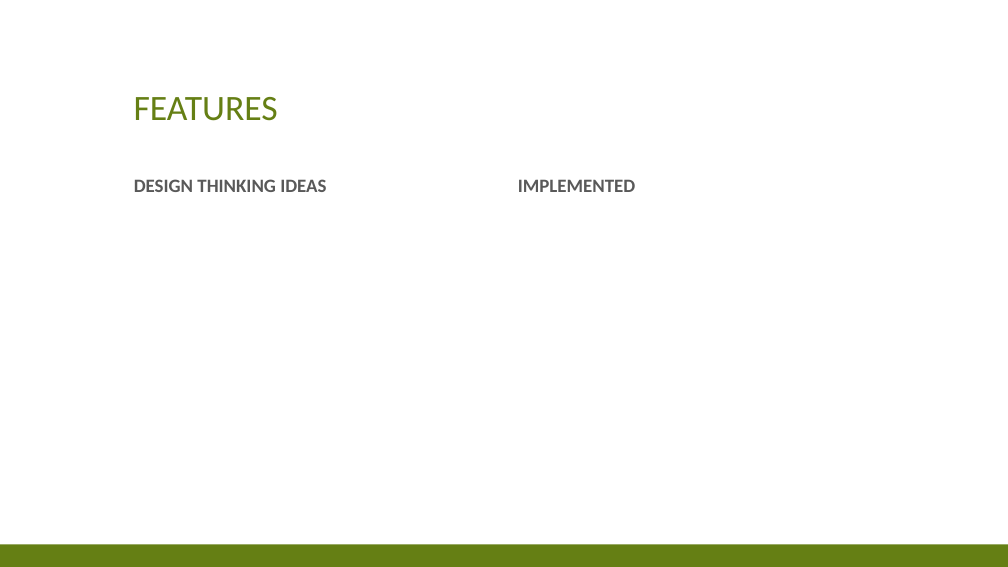
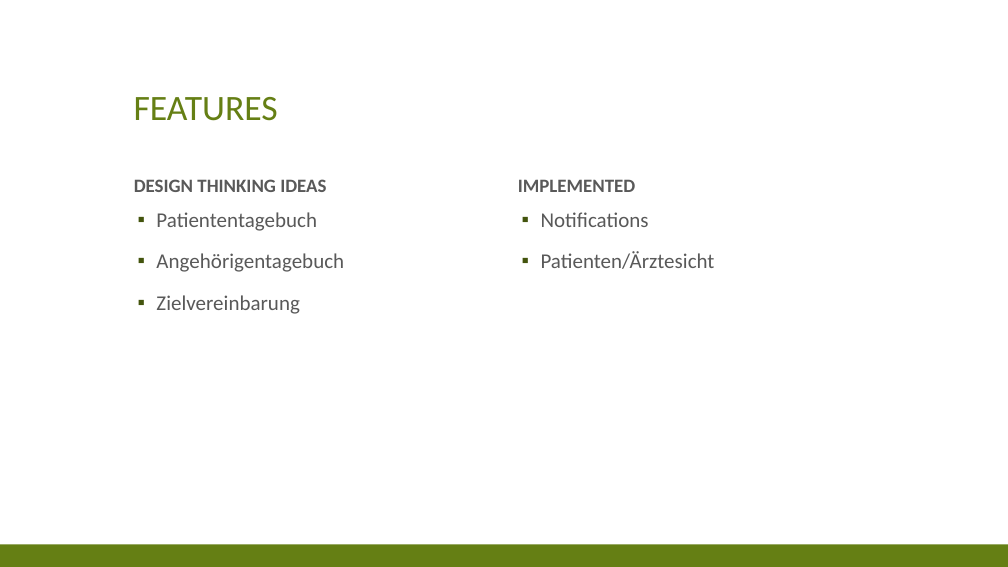
Before and after one commit to res13/ch.bfh.bti7081.s2018.white, a slide deck: slide 2 of doc/task09/FinalPresentation.pptx. Drawn at 1008x567 pixels with LibreOffice and Linux fonts; fonts in the diff are those of the drawing. Boxes give left, top, right and bottom in pixels: in the first picture for what was removed or moved away, otherwise in the second. Text is boxed around its words. In the diff, an @@ line names an element or a change of style, - is before the commit and + after.

```diff
--- a/doc/task09/FinalPresentation.pptx
+++ b/doc/task09/FinalPresentation.pptx
@@ text added at bbox=[156, 212, 344, 314], 20 pt, text #595959 @@
+▪ Patiententagebuch
+▪ Angehörigentagebuch
+▪ Zielvereinbarung
@@ text added at bbox=[541, 212, 715, 269], 20 pt, text #595959 @@
+▪ Notifications
+▪ Patienten/Ärztesicht
```
Also in this commit, not shown: 2 other slides changed.
